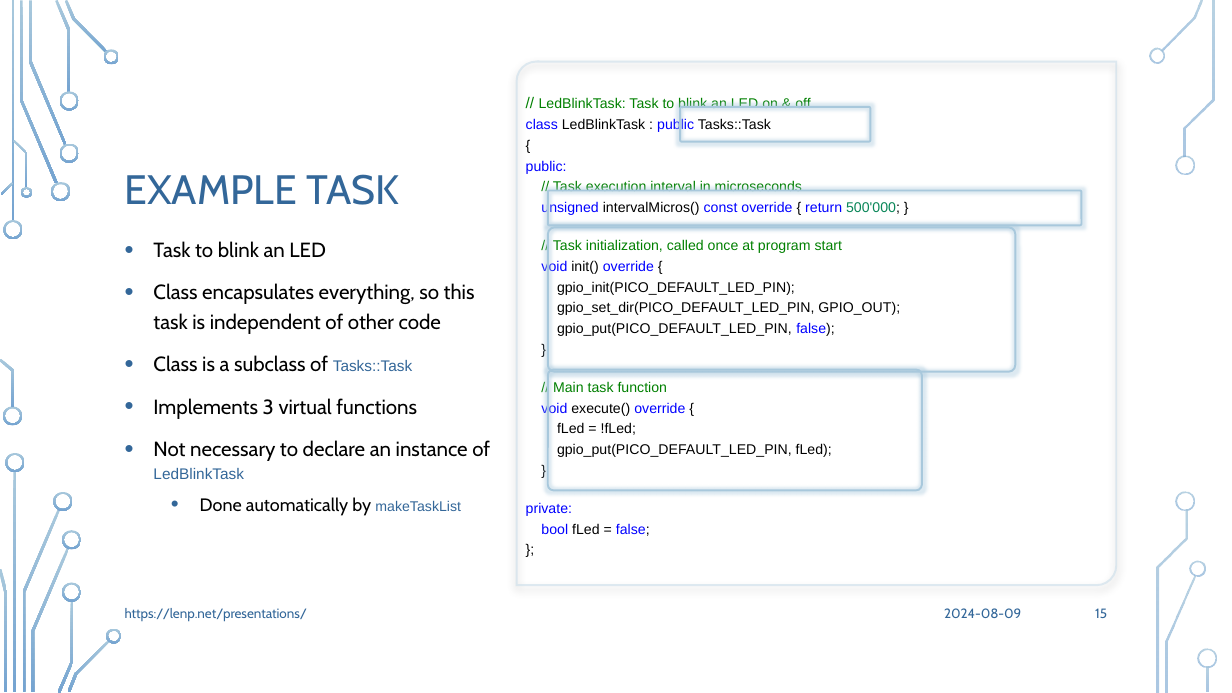
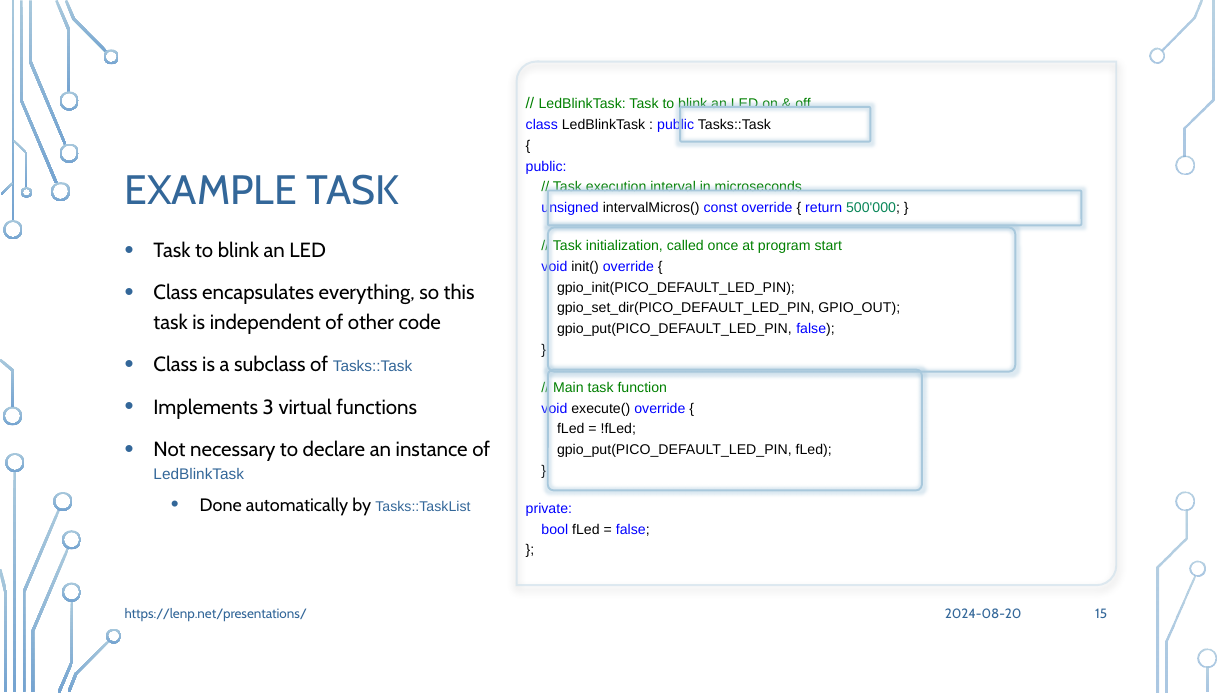
Before and after one commit to Len42/presentations, a slide deck: slide 15 of TaskScheduler/TaskScheduler.pptx. Drawn at 1232x693 pixels with LibreOffice and Linux fonts; fonts in the diff are those of the drawing; background and template pictures are left out. Boxes give left, top, right and bottom in pixels: in the first picture for what was removed or moved away, otherwise in the second. Text is boxed around its words. In the diff, an @@ line names an element or a change of style, - is before the commit and + after.

```diff
--- a/TaskScheduler/TaskScheduler.pptx
+++ b/TaskScheduler/TaskScheduler.pptx
@@ text at (x1=200, y1=497, x2=470, y2=516): text changed @@
-  • Done automatically by makeTaskList
+  • Done automatically by Tasks::TaskList
@@ text at (x1=945, y1=608, x2=1021, y2=618): text changed @@
-2024-08-09
+2024-08-20
```
Also in this commit, not shown: 23 other slides changed, 1 other file.
